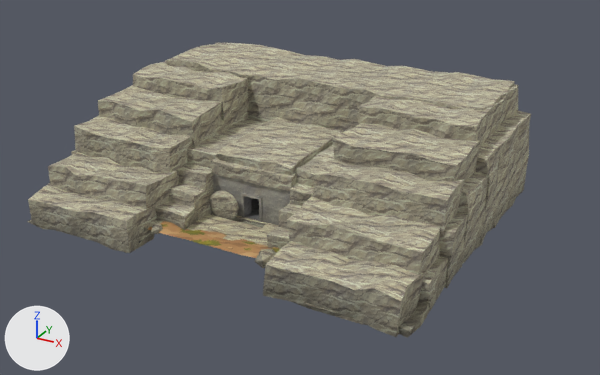
A saved change to the glTF model assets-vila/tumulo/tumulo.glb.
One viewpoint serves both versions: a camera (50 mm lens) standing at (21.1, 166.9, 19.0) and looking at (-0.2, 205.5, -0.3). Every picture has the same lights, and +X, +Y and +Z are marked at lower left. The first picture is the older version. Vertices at exactly the same position are counted once.

The older version as bpy lines, for what is in view:
```python
ob_aba_grama = bpy.data.objects.new('Aba_Grama', me_aba_grama)
ob_aba_grama.location = (0.0, 200.0, 0.0)
ob_aba_rocha = bpy.data.objects.new('Aba_Rocha', me_aba_rocha)
ob_aba_rocha.location = (0.0, 200.0, 0.0)
ob_monte_encaixe = bpy.data.objects.new('Monte_Encaixe', me_monte_encaixe)
ob_monte_encaixe.location = (0.0, 200.0, 0.0)
ob_tumulo_massa = bpy.data.objects.new('Tumulo_Massa', me_tumulo_massa)
ob_tumulo_massa.location = (0.0, 200.0, 0.0)
ob_tumulo_patio = bpy.data.objects.new('Tumulo_Patio', me_tumulo_patio)
ob_tumulo_patio.location = (0.0, 200.0, 0.0)
ob_tumulo_pedra = bpy.data.objects.new('Tumulo_Pedra', me_tumulo_pedra)
ob_tumulo_pedra.location = (-1.45, 199.58, 0.6)
```
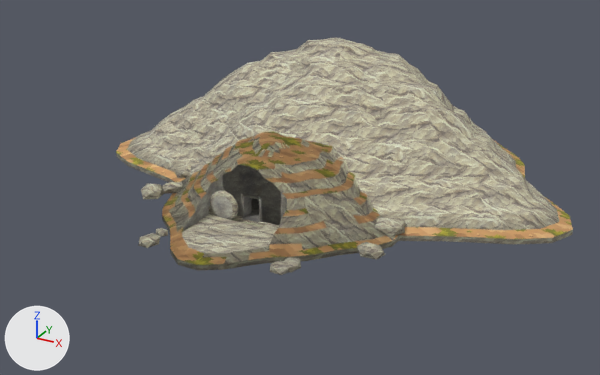
The change in detail:
me_aba_rocha is used by ob_aba_rocha; location (0.0, 200.0, 0.0).
me_aba_rocha had 496 vertices, 810 faces and spanned x -7.5..7.5, y -4.0..9.1, z -0.5..0.8.
me_aba_rocha now has 192 vertices, 320 faces and spans x -7.5..7.6, y -5.1..9.3, z -0.2..0.6.
me_aba_rocha part 1: the loose piece of 12 vertices spanning x 3.8..4.6, y -4.0..-3.0, z -0.1..0.3 is rebuilt with 12 vertices and now spans x 3.7..4.6, y -4.0..-2.8, z -0.1..0.3.
me_aba_rocha part 2: the loose piece of 12 vertices spanning x 5.0..7.0, y 2.0..3.9, z -0.2..0.5 is rebuilt with 12 vertices and now spans x 5.3..7.4, y 1.7..3.2, z -0.2..0.5.
me_aba_rocha part 3: 28 loose pieces with 340 vertices, spanning x -6.7..7.1, y -4.0..9.0, z -0.5..0.7, are deleted.
me_aba_rocha part 4: 60 vertices removed from x -7.0..-3.3, y -3.7..4.9, z -0.5..0.6; 84 vertices added at x -7.5..-2.7, y -5.1..7.3, z -0.2..0.6.
me_aba_rocha part 5: 12 vertices removed from x 3.8..5.9, y -3.3..-0.8, z -0.2..0.7; 24 vertices added at x 3.4..7.6, y -4.2..0.4, z -0.2..0.4.
Other edits to the shape of me_aba_rocha do not show in these pictures.
me_tumulo_patio is used by ob_tumulo_patio; location (0.0, 200.0, 0.0).
me_tumulo_patio had 35 vertices, 38 faces and spanned x -2.4..2.4, y -2.6..0.0, z -0.25..0.01.
me_tumulo_patio now has 44 vertices, 50 faces and spans x -2.62..2.3, y -4.35..0.0, z -0.25..0.4.
Part 6, on me_tumulo_patio:
31 vertices are removed from x -2.4..2.4, y -2.6..0.0, z -0.25..0.01.
36 faces are deleted.
40 vertices are added at x -2.62..2.3, y -4.35..0.0, z -0.25..0.4.
48 new faces join them.
Mesh me_tumulo_massa_monte is new.
It has 1773 vertices, 3493 faces and spans x -13.9..14.8, y -5.0..20.9, z -0.6..7.2.
Faces by material slot: [3229, 107, 157].
It uses material mat_tumulo_encosta.
It uses material mat_tumulo_talhada.
It uses material mat_tumulo_grama.
Mesh me_tumulo_massa_grama is new.
It has 889 vertices, 1725 faces and spans x -6.8..7.21, y -4.98..9.12, z -0.6..3.56.
Faces by material slot: [835, 107, 783].
It uses material mat_tumulo_encosta.
It uses material mat_tumulo_talhada.
It uses material mat_tumulo_grama.
Object 'Aba_Grama' (ob_aba_grama) is deleted.
Object 'Monte_Encaixe' (ob_monte_encaixe) is deleted.
Object 'Tumulo_Massa' (ob_tumulo_massa) is deleted.
Object 'Tumulo_Massa_Monte' (ob_tumulo_massa_monte) is new; it shows me_tumulo_massa_monte.
Its location is (0.0, 200.0, 0.0).
Object 'Tumulo_Massa_Grama' (ob_tumulo_massa_grama) is new; it shows me_tumulo_massa_grama.
Its location is (0.0, 200.0, 0.0).

Location of each change, (x1, y1, x2, y2) in pixels of the pictures (600 x 375 px; the box of a moved part takes in the faces that stretch with it):
'Monte_Encaixe', deleted: before (27, 43, 531, 338)
'Tumulo_Massa_Monte', added: after (116, 38, 573, 270)
    faces in mat_tumulo_encosta: (116, 38, 573, 270)
    faces in mat_tumulo_grama: (116, 138, 573, 265)
    faces in mat_tumulo_talhada: (183, 165, 287, 231)
'Tumulo_Massa', deleted: before (155, 117, 343, 249)
    faces in mat_tumulo_encosta: (155, 117, 343, 249)
    faces in mat_tumulo_talhada: (213, 174, 290, 225)
'Tumulo_Massa_Grama', added (brown): after (177, 132, 399, 245)
    faces in mat_tumulo_grama: (177, 132, 379, 239)
    faces in mat_tumulo_encosta: (180, 146, 399, 245)
'Tumulo_Patio', reshaped: before (186, 214, 279, 246); after (182, 207, 279, 254)
'Aba_Rocha', reshaped (mostly hidden before): before (144, 219, 276, 268); after (138, 164, 405, 275)
'Aba_Grama', deleted (brown): before (148, 221, 280, 258)
part 1 of me_aba_rocha, rebuilt (not visible before): after (283, 257, 301, 272)
part 2 of me_aba_rocha, rebuilt (not visible before): after (374, 217, 405, 237)
part 3 of me_aba_rocha, deleted (mostly hidden): before (144, 219, 276, 268)
part 4 of me_aba_rocha, moved or reshaped (mostly hidden before): before (151, 223, 163, 234); after (138, 164, 191, 248)
part 5 of me_aba_rocha, moved or reshaped (not visible before): after (270, 242, 385, 275)
